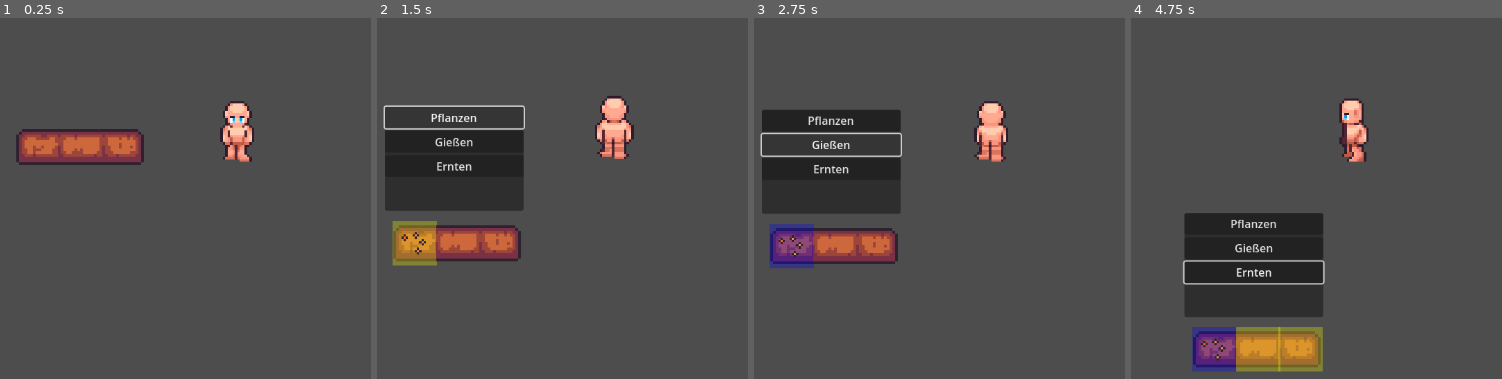
Above: before the commit, frames 1-4 (left to right).
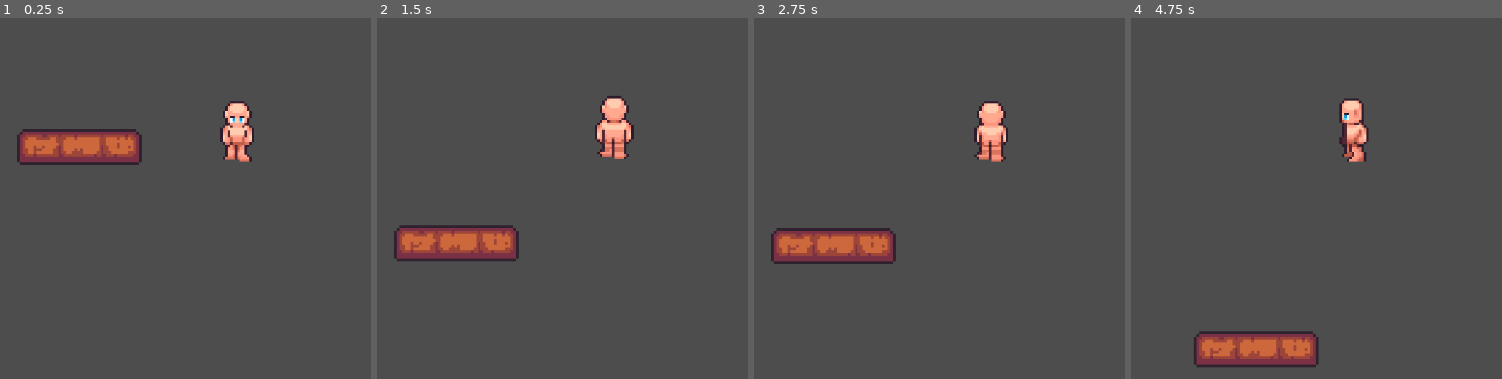
Above: after the commit, the same moments.

Repository: XDCocker420/Farming-Game-Project
Game: Godot game, scene res://scenes/maps/bill.tscn
Same seed, same stepped clock (60 frames per second), same inputs: the game is played once before the commit and once after it. This scene is started directly instead of the project's main scene.
Inputs (mouse positions are in pixels of both pictures, inside the frame that each line leads up to):
- Up to frame 1 (0.25 s): no input
- Up to frame 2 (1.5 s): tap Enter (ui_accept) at 0.5 s; move the mouse to (417, 147) at 0.52 s; hold W (move_up) 0.53-1.25 s; hold Enter (ui_accept) 0.53-1.25 s; click (417, 147) at 0.67 s; click (454, 101) at 1.25 s, where only the run before the commit has a clickable "Pflanzen"
- Up to frame 3 (2.75 s): click (831, 144) at 2 s, where only the run before the commit has a clickable "Gießen"
- Up to frame 4 (4.75 s): click (1208, 169) at 2.75 s, where only the run before the commit has a clickable "Ernten"; move the mouse to (1212, 245) at 3.52 s; hold W (move_up) 3.53-4.28 s; tap E (interact) at 3.6 s; click (1212, 245) at 3.67 s; tap Enter (ui_accept) at 3.77, 3.8, 4.07, 4.55 s; move the mouse to (1253, 324) at 4.27 s; press the mouse at (1253, 324) at 4.28 s; hold A (move_left) from 4.28 s (still down)

The runs differ from the first frame. In frame 1, 0.3% of the frame differs, in the area x 4-39%, y 30-41%; in frame 2, 11%; in frame 3, 10%; in frame 4, 15%, in the area x 14-53%, y 54-99%.

Commit message:
farming ui in game_map entsprechend umgesetzt

Diff:
--- a/scenes/farming/farmFieldLeft.tscn
+++ b/scenes/farming/farmFieldLeft.tscn
@@ -1,21 +1,18 @@
 [gd_scene load_steps=4 format=3 uid="uid://lo6utycpenq8"]
 
-[ext_resource type="Texture2D" uid="uid://b5alookycpdxd" path="res://assets/map/farmlands_64x64.png" id="1_ftfk4"]
-[ext_resource type="Script" path="res://scripts/farming/field.gd" id="1_ggdde"]
+[ext_resource type="Script" path="res://scripts/farming/field.gd" id="1_rjyel"]
+[ext_resource type="Texture2D" uid="uid://b5alookycpdxd" path="res://assets/map/farmlands_64x64.png" id="1_u131f"]
 
-[sub_resource type="RectangleShape2D" id="RectangleShape2D_oo8ah"]
-size = Vector2(58, 44)
+[sub_resource type="RectangleShape2D" id="RectangleShape2D_mo1vq"]
+size = Vector2(64, 44)
 
-[node name="FarmFieldLeft" type="Area2D"]
-script = ExtResource("1_ggdde")
+[node name="FarmFieldLeft" type="Area2D" groups=["fields"]]
+script = ExtResource("1_rjyel")
 
 [node name="Sprite2D" type="Sprite2D" parent="."]
-texture = ExtResource("1_ftfk4")
+texture = ExtResource("1_u131f")
 region_enabled = true
-region_rect = Rect2(324, 460, 62, 52)
+region_rect = Rect2(322, 460, 64, 52)
 
 [node name="CollisionShape2D" type="CollisionShape2D" parent="."]
-visibility_layer = 2
-position = Vector2(2, 0)
-shape = SubResource("RectangleShape2D_oo8ah")
-debug_color = Color(2.88785e-07, 0.590593, 0.751171, 0.42)
+shape = SubResource("RectangleShape2D_mo1vq")
--- a/scenes/farming/farmFieldMiddle.tscn
+++ b/scenes/farming/farmFieldMiddle.tscn
@@ -6,7 +6,7 @@
 [sub_resource type="RectangleShape2D" id="RectangleShape2D_mo1vq"]
 size = Vector2(64, 44)
 
-[node name="FarmFieldMiddle" type="Area2D"]
+[node name="FarmFieldMiddle" type="Area2D" groups=["fields"]]
 script = ExtResource("1_rjyel")
 
 [node name="Sprite2D" type="Sprite2D" parent="."]
--- a/scenes/farming/farmFieldRight.tscn
+++ b/scenes/farming/farmFieldRight.tscn
@@ -1,19 +1,18 @@
 [gd_scene load_steps=4 format=3 uid="uid://dgbjtfg8j188k"]
 
-[ext_resource type="Texture2D" uid="uid://b5alookycpdxd" path="res://assets/map/farmlands_64x64.png" id="1_gtk0e"]
-[ext_resource type="Script" path="res://scripts/farming/field.gd" id="1_texi8"]
+[ext_resource type="Script" path="res://scripts/farming/field.gd" id="1_rjyel"]
+[ext_resource type="Texture2D" uid="uid://b5alookycpdxd" path="res://assets/map/farmlands_64x64.png" id="1_u131f"]
 
-[sub_resource type="RectangleShape2D" id="RectangleShape2D_xcu3e"]
-size = Vector2(54, 44)
+[sub_resource type="RectangleShape2D" id="RectangleShape2D_mo1vq"]
+size = Vector2(64, 44)
 
-[node name="FarmFieldRight" type="Area2D"]
-script = ExtResource("1_texi8")
+[node name="FarmFieldRight" type="Area2D" groups=["fields"]]
+script = ExtResource("1_rjyel")
 
 [node name="Sprite2D" type="Sprite2D" parent="."]
-texture = ExtResource("1_gtk0e")
+texture = ExtResource("1_u131f")
 region_enabled = true
-region_rect = Rect2(450, 460, 58, 52)
+region_rect = Rect2(450, 460, 64, 52)
 
 [node name="CollisionShape2D" type="CollisionShape2D" parent="."]
-position = Vector2(-2, 0)
-shape = SubResource("RectangleShape2D_xcu3e")
+shape = SubResource("RectangleShape2D_mo1vq")
--- a/scenes/farming/farming_area.tscn
+++ b/scenes/farming/farming_area.tscn
@@ -8,12 +8,28 @@
 [sub_resource type="RectangleShape2D" id="RectangleShape2D_6vrsi"]
 size = Vector2(488, 412)
 
-[node name="farming_area" type="Area2D"]
+[node name="farming_area" type="Area2D" groups=["farming_areas"]]
 script = ExtResource("1_or51d")
 
 [node name="CollisionShape2D" type="CollisionShape2D" parent="."]
 visible = false
 shape = SubResource("RectangleShape2D_6vrsi")
+
+[node name="ModeLabel" type="Label" parent="."]
+anchors_preset = 8
+anchor_left = 0.5
+anchor_top = 0.5
+anchor_right = 0.5
+anchor_bottom = 0.5
+offset_left = -100.0
+offset_top = -13.0
+offset_right = 100.0
+offset_bottom = 13.0
+grow_horizontal = 2
+grow_vertical = 2
+theme_override_font_sizes/font_size = 24
+horizontal_alignment = 1
+vertical_alignment = 1
 
 [node name="long_field1" type="Node2D" parent="."]
 position = Vector2(0, -158)
--- a/scenes/maps/game_map.tscn
+++ b/scenes/maps/game_map.tscn
@@ -1,10 +1,11 @@
-[gd_scene load_steps=7 format=4 uid="uid://7401yxdfc7e2"]
+[gd_scene load_steps=8 format=4 uid="uid://7401yxdfc7e2"]
 
 [ext_resource type="PackedScene" uid="uid://cckq6n703hhfn" path="res://scenes/characters/player.tscn" id="1_0u3w2"]
 [ext_resource type="TileSet" uid="uid://ckrpgnu5r4oj6" path="res://tiles/farmlands.tres" id="3_0p4cf"]
 [ext_resource type="Texture2D" uid="uid://c7toaq4be4ktg" path="res://assets/map/green_forest64x64.png" id="5_amp2j"]
 [ext_resource type="PackedScene" uid="uid://bqogj2noiv4ya" path="res://scenes/farming/farming_area.tscn" id="5_sdtop"]
 [ext_resource type="PackedScene" uid="uid://cfpp5sa7x3s7g" path="res://scenes/buildings/basic_house_1.tscn" id="6_1qq5s"]
+[ext_resource type="PackedScene" uid="uid://b8j6g3l4n5m7k" path="res://scenes/ui/farming_ui.tscn" id="7_bqrje"]
 [ext_resource type="PackedScene" uid="uid://dj3x34xk3qcne" path="res://scenes/buildings/scheune.tscn" id="11_8cvap"]
 
 [node name="Game" type="Node2D"]
@@ -64,3 +65,9 @@
 
 [node name="farming_area6" parent="Map/Fields" instance=ExtResource("5_sdtop")]
 position = Vector2(-1467, 533)
+
+[node name="FarmingGUI" parent="Map/Fields" instance=ExtResource("7_bqrje")]
+offset_left = -1761.0
+offset_top = -618.0
+offset_right = -1761.0
+offset_bottom = -618.0
--- a/scripts/characters/player.gd
+++ b/scripts/characters/player.gd
@@ -29,8 +29,8 @@
 		interact2.emit()
 
 	# exit game on esc
-	if event.is_action_pressed("ui_cancel"):
-		get_tree().quit()
+	'''*if event.is_action_pressed("ui_cancel"):
+		get_tree().quit()'''
 
 
 func set_selected_crop(crop_name: String) -> void:
--- a/scripts/farming/farming_area.gd
+++ b/scripts/farming/farming_area.gd
@@ -1,19 +1,50 @@
 extends Area2D
 
+var in_area: bool = false
+var current_mode: String = ""
 
-var in_area: bool = false
-
+@onready var mode_label: Label = $ModeLabel
 
 func _ready() -> void:
 	body_entered.connect(_on_player_entered)
 	body_exited.connect(_on_player_exited)
+	mode_label.visible = false
 
+func _input(event: InputEvent) -> void:
+	if event.is_action_pressed("ui_cancel") and current_mode != "": # ESC-Taste
+		exit_mode()
 
 func _on_player_entered(body: Node2D) -> void:
 	if body.is_in_group("Player"):
 		in_area = true
 
-
 func _on_player_exited(body: Node2D) -> void:
 	if body.is_in_group("Player"):
 		in_area = false
+		if current_mode != "":
+			exit_mode()
+
+func enter_mode(mode: String) -> void:
+	current_mode = mode
+	mode_label.text = mode.capitalize() + " Modus"
+	mode_label.visible = true
+
+	# Setze den Modus für alle Felder
+	var fields = get_tree().get_nodes_in_group("fields")
+	for field in fields:
+		if field.has_method("set_mode"):
+			field.set_mode(mode)
+
+func exit_mode() -> void:
+	current_mode = ""
+	mode_label.visible = false
+
+	# Setze den Modus für alle Felder zurück
+	var fields = get_tree().get_nodes_in_group("fields")
+	for field in fields:
+		if field.has_method("set_mode"):
+			field.set_mode("")
+
+	var uis = get_tree().get_nodes_in_group("farming_ui")
+	if uis.size() > 0:
+		uis[0].show_ui()
--- a/scripts/farming/field.gd
+++ b/scripts/farming/field.gd
@@ -3,6 +3,8 @@
 var is_selected: bool = false
 var crop: Node = null
 var farming_ui: Node = null
+var ui_active: bool = false
+var current_mode: String = ""
 
 @onready var carrot_scene = preload("res://scenes/crops/carrot.tscn")
 @onready var selection_highlight = $SelectionHighlight
@@ -11,6 +13,7 @@
 	mouse_entered.connect(_on_mouse_entered)
 	mouse_exited.connect(_on_mouse_exited)
 	input_event.connect(_on_input_event)
+	add_to_group("fields")
 
 	if not has_node("SelectionHighlight"):
 		var highlight = ColorRect.new()
@@ -34,58 +37,54 @@
 		farming_ui.plant_requested.connect(_on_plant_requested)
 		farming_ui.water_requested.connect(_on_water_requested)
 		farming_ui.harvest_requested.connect(_on_harvest_requested)
-		_update_ui_visibility()
-
-func _any_field_selected() -> bool:
-	for field in get_tree().get_nodes_in_group("fields"):
-		if field.is_selected:
-			return true
-	return false
-
-func _update_ui_visibility() -> void:
-	if farming_ui:
-		if _any_field_selected():
-			farming_ui.show_ui()
-		else:
-			farming_ui.hide_ui()
+		farming_ui.ui_visibility_changed.connect(_on_ui_visibility_changed)
 
 func _on_mouse_entered() -> void:
-	selection_highlight.color = Color(1, 1, 0, 0.5)
-	selection_highlight.visible = true
+	if current_mode != "":
+		selection_highlight.color = Color(1, 1, 0, 0.5)
+		selection_highlight.visible = true
 
 func _on_mouse_exited() -> void:
-	if not is_selected:
-		selection_highlight.visible = false
-	else:
-		selection_highlight.color = Color(1, 1, 0, 0.3)
+	selection_highlight.visible = false
 
 func _on_input_event(_viewport: Node, event: InputEvent, _shape_idx: int) -> void:
-	if event is InputEventMouseButton and event.button_index == MOUSE_BUTTON_LEFT and event.pressed:
-		is_selected = !is_selected
-		selection_highlight.visible = is_selected
-		_update_ui_visibility()
+	if current_mode != "" and event is InputEventMouseButton and event.button_index == MOUSE_BUTTON_LEFT and event.pressed:
+		match current_mode:
+			"pflanzen":
+				if not has_node("Carrot"):
+					crop = carrot_scene.instantiate()
+					add_child(crop)
+			"gießen":
+				if has_node("Carrot"):
+					var plant = get_node("Carrot")
+					if plant.has_method("water"):
+						if plant.water():
+							selection_highlight.color = Color(0, 0, 1, 0.3)
+			"ernten":
+				if has_node("Carrot"):
+					var plant = get_node("Carrot")
+					if plant.has_method("harvest") and plant.has_method("can_harvest"):
+						if plant.can_harvest():
+							plant.harvest()
+							selection_highlight.visible = false
 
+func _on_ui_visibility_changed(is_visible: bool) -> void:
+	ui_active = is_visible
+	if not is_visible:
+		is_selected = false
+		selection_highlight.visible = false
+
+func set_mode(mode: String) -> void:
+	current_mode = mode
+	selection_highlight.visible = false
+
+# Diese Funktionen werden nicht mehr direkt verwendet, da die Aktionen
+# jetzt direkt bei der Feldauswahl ausgeführt werden
 func _on_plant_requested() -> void:
-	if is_selected and not has_node("Carrot"):
-		crop = carrot_scene.instantiate()
-		add_child(crop)
-		print("Plant planted!")
+	pass
 
 func _on_water_requested() -> void:
-	if is_selected and has_node("Carrot"):
-		var plant = get_node("Carrot")
-		if plant.has_method("water"):
-			if plant.water():
-				selection_highlight.color = Color(0, 0, 1, 0.3)
-				print("Field watered!")
+	pass
 
 func _on_harvest_requested() -> void:
-	if is_selected and has_node("Carrot"):
-		var plant = get_node("Carrot")
-		if plant.has_method("harvest") and plant.has_method("can_harvest"):
-			if plant.can_harvest():
-				plant.harvest()
-				is_selected = false
-				selection_highlight.visible = false
-				selection_highlight.color = Color(1, 1, 0, 0.3)
-				_update_ui_visibility()
+	pass
--- a/scripts/ui/farming_ui.gd
+++ b/scripts/ui/farming_ui.gd
@@ -3,31 +3,72 @@
 @onready var plant_button: Button = $Panel/VBoxContainer/PlantButton
 @onready var water_button: Button = $Panel/VBoxContainer/WaterButton
 @onready var harvest_button: Button = $Panel/VBoxContainer/HarvestButton
+@onready var farming_areas = get_tree().get_nodes_in_group("farming_areas")
+
+var is_in_area: bool = false
+var current_area: Area2D = null
 
 signal plant_requested
 signal water_requested
 signal harvest_requested
+signal ui_visibility_changed(is_visible: bool)
 
 func _ready() -> void:
-    plant_button.pressed.connect(_on_plant_button_pressed)
-    water_button.pressed.connect(_on_water_button_pressed)
-    harvest_button.pressed.connect(_on_harvest_button_pressed)
-    visible = false
+	plant_button.pressed.connect(_on_plant_button_pressed)
+	water_button.pressed.connect(_on_water_button_pressed)
+	harvest_button.pressed.connect(_on_harvest_button_pressed)
+	visible = false
+
+	# Verbinde mit allen Farming-Bereichen
+	for area in farming_areas:
+		if area.has_method("_on_player_entered"):
+			area.body_entered.connect(_on_farming_area_entered.bind(area))
+			area.body_exited.connect(_on_farming_area_exited.bind(area))
+
+func _input(event: InputEvent) -> void:
+	if event.is_action_pressed("ui_accept") and is_in_area: # E-Taste ist standardmäßig ui_accept
+		if visible:
+			hide_ui()
+		else:
+			show_ui()
 
 func _on_plant_button_pressed() -> void:
-    emit_signal("plant_requested")
-    print("Plant action requested")
+	emit_signal("plant_requested")
+	print("Plant action requested")
+	if current_area:
+		current_area.enter_mode("pflanzen")
+		hide_ui(false)
 
 func _on_water_button_pressed() -> void:
-    emit_signal("water_requested")
-    print("Water action requested")
+	emit_signal("water_requested")
+	print("Water action requested")
+	if current_area:
+		current_area.enter_mode("gießen")
+		hide_ui(false)
 
 func _on_harvest_button_pressed() -> void:
-    emit_signal("harvest_requested")
-    print("Harvest action requested")
+	emit_signal("harvest_requested")
+	print("Harvest action requested")
+	if current_area:
+		current_area.enter_mode("ernten")
+		hide_ui(false)
+
+func _on_farming_area_entered(body: Node2D, area: Area2D) -> void:
+	if body.is_in_group("Player"):
+		is_in_area = true
+		current_area = area
+
+func _on_farming_area_exited(body: Node2D, area: Area2D) -> void:
+	if body.is_in_group("Player"):
+		is_in_area = false
+		hide_ui()
+		current_area = null
 
 func show_ui() -> void:
-    visible = true
+	visible = true
+	emit_signal("ui_visibility_changed", true)
 
-func hide_ui() -> void:
-    visible = false
+func hide_ui(emit_signal: bool = true) -> void:
+	visible = false
+	if emit_signal:
+		emit_signal("ui_visibility_changed", false)
